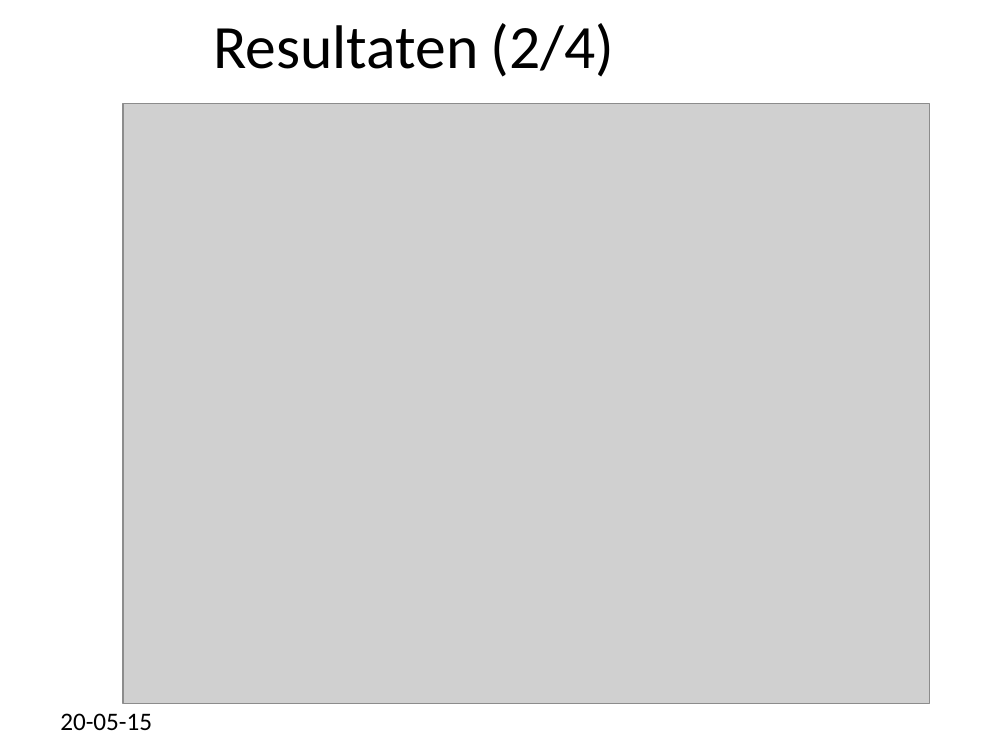
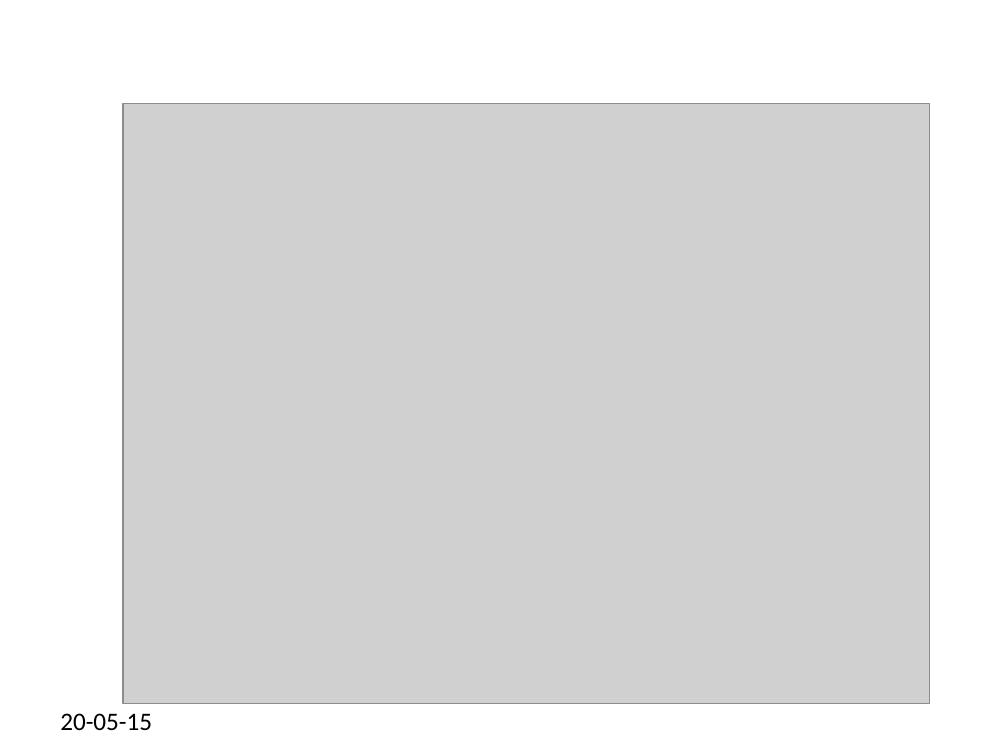
Before and after one commit to marten2/Heuristieken, a slide deck: slide 9 of niks.ppt (slide 10 before the commit). Drawn at 1008x756 pixels with LibreOffice and Linux fonts; fonts in the diff are those of the drawing; grey boxes stand for pictures; background and template pictures are left out. Boxes give left, top, right and bottom in pixels: in the first picture for what was removed or moved away, otherwise in the second. Text is boxed around its words. In the diff, an @@ line names an element or a change of style, - is before the commit and + after.

```diff
--- a/niks.ppt
+++ b/niks.ppt
@@ title removed at (213,23,614,77) @@
-Resultaten (2/4)
```
Also in this commit, not shown: 9 other slides changed, 2 slides removed, 4 other files.
